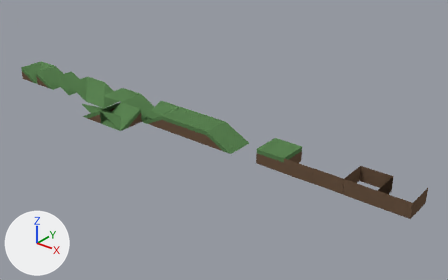
Two versions of the Blender file Assets/terrain.blend, one commit apart.
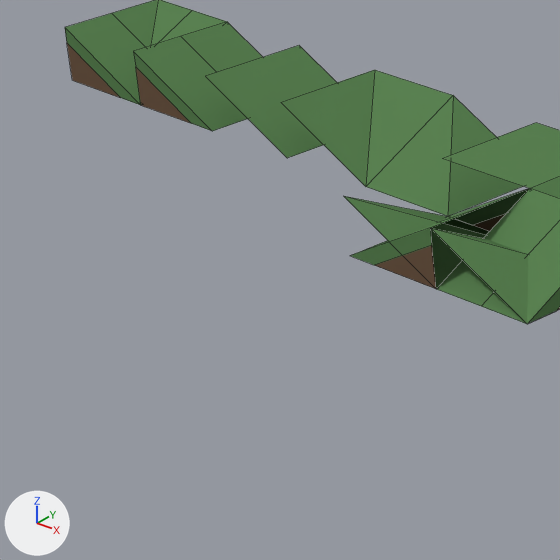
There are two pictures of each version: one whole from a 50 mm camera at (15.81, -14.85, 8.75) aimed at (4.38, -0.56, -0.11), one close up on the part from 2% to 28% of the width and 22% to 65% of the height. Arrows for +X, +Y and +Z are at lower left; the lights stay in place. The close-ups show mesh edges as thin lines.

Script lines for the objects in view, before the commit:
```python
me_cube_005 = bpy.data.meshes.new('Cube.005')
me_cube_005.from_pydata(...)  # 16 vertices, 8 faces; spans x -0.5..0.5, y -0.5..0.5, z -0.25..0.25
# faces by material slot: [6, 2]
me_cube_005.materials.append(mat_material_001)  # green #5a8252
me_cube_005.materials.append(mat_material_002)  # brown #6d5745
me_cube_013 = bpy.data.meshes.new('Cube.013')
me_cube_013.from_pydata([(-0.5, -0.5, 0.25), (-0.5, 0.5, 0.25), (0.5, -0.5, -0.25), (0.5, 0.5, 0.25)], [], [(1, 0, 2), (1, 2, 3)])
me_cube_013.materials.append(mat_material_001)  # green #5a8252
me_cube_017 = bpy.data.meshes.new('Cube.017')
me_cube_017.from_pydata([(-0.5, 0.5, 0.25), (-0.5, -0.5, 0.25), (0.5, 0.5, -0.25), (0.5, -0.5, -0.25), (-0.5, 0.5, -0.25), (-0.5, 0.5, 0.108), (0.209, 0.5, -0.25)], [], [(3, 2, 0, 1), (0, 2, 6, 5), (6, 4, 5)])
for i in [2]: me_cube_017.polygons[i].material_index = 1
me_cube_017.materials.append(mat_material_001)  # green #5a8252
me_cube_017.materials.append(mat_material_002)  # brown #6d5745
ob_cube_005 = bpy.data.objects.new('Cube.005', me_cube_013)
ob_cube_005.location = (-2.5, -0.5, 0.0)
ob_cube_008 = bpy.data.objects.new('Cube.008', me_cube_017)
ob_cube_008.location = (-3.5, -0.5, 0.0)
ob_diagonalpshape = bpy.data.objects.new('DiagonalPShape', me_cube_005)
ob_diagonalpshape.location = (0.5, -1.5, 0.0)
ob_diagonalpshape.rotation_euler = (0.0, 0.0, 1.571)  # degrees (0, 0, 90)
# also in view: 'DiagonalPshapeFlip' at (-0.5, -1.5, 0.0); 'DiagonalSurface' at (-4.5, -0.5, 0.0); 'DiagonalInCornerSurface' at (-5.5, -0.5, 0.0); 'DiagonalOutCornerSurface' at (-1.5, -0.5, 0.0); 'FlatSurface1' at (-0.5, -0.5, 0.25)
```
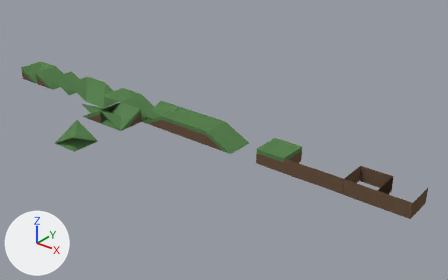
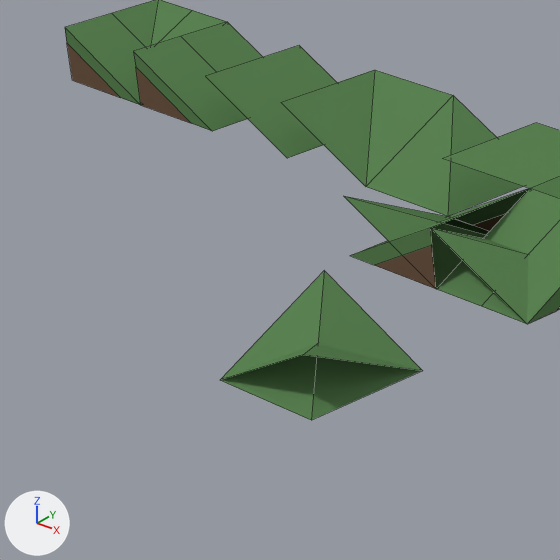
Commit message: terrain generator

Boxes (x1, y1, x2, y2) around the edits, measured in the close-ups (560 x 560 px):
'DoubleCorner', added (green)
    after: (220, 271, 423, 420)

Diff of the bpy script that builds the scene:
```diff
--- a/Assets/terrain.blend.py
+++ b/Assets/terrain.blend.py
@@ me_cube_003 @@
+me_cube_003.from_pydata([(-0.5, 0.5, 0.25), (0.5, -0.5, -0.25), (0.5, 0.5, -0.25), (-0.5, -0.5, -0.25), (0.5, -0.5, 0.25), (-0.5, 0.5, -0.25), (-0.5, -0.5, -0.25), (0.5, 0.5, -0.25)], [], [(2, 0, 1), (3, 1, 0), (6, 4, 5), (7, 5, 4)])
+me_cube_003.materials.append(mat_material_001)  # green #5a8252
@@ ob_doublecorner @@
+ob_doublecorner = bpy.data.objects.new('DoubleCorner', me_cube_003)
+ob_doublecorner.location = (0.5, -3.5, 0.0)
+ob_doublecorner.rotation_euler = (0.0, 0.0, 3.142)  # degrees (0, 0, 180)
```
